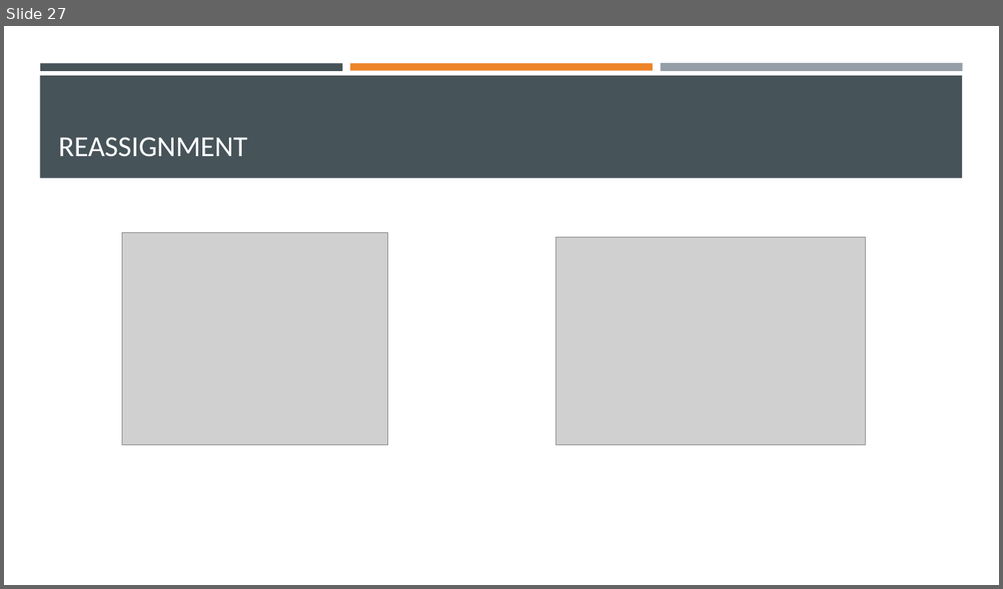
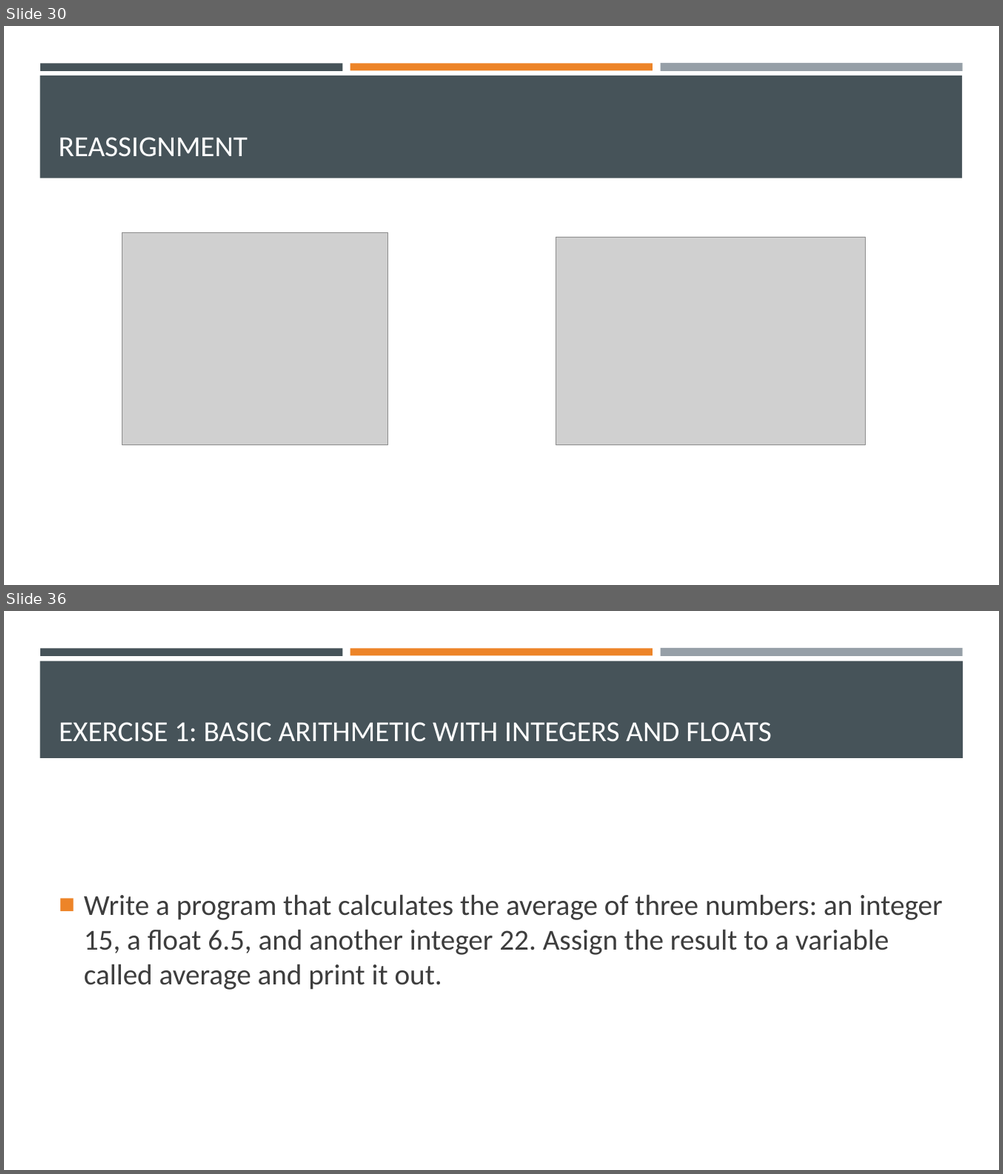
Before and after one commit to Ghost0396/iot, a slide deck: python/Python 3.pptx. Shown one above the other, each under a label of ours: slide 27 before the commit, slides 30 and 36 after it; the slides between them are not shown. The pictures are 1003x589 and 1003x1174 pixels, drawn with LibreOffice and Linux fonts; fonts in the diff are those of the drawing; grey boxes stand for pictures. Boxes give left, top, right and bottom in pixels: in the first picture for what was removed or moved away, otherwise in the second. Text is boxed around its words. In the diff, an @@ line names an element or a change of style, - is before the commit and + after.

```diff
--- a/python/Python 3.pptx
+++ b/python/Python 3.pptx
@@ slide 36 added at bbox=[4, 611, 999, 1170], background #FFFFFF; not listed: 3 template elements that a slide beside it also shows @@
@@ rectangle added at bbox=[40, 661, 963, 758], fill #465359 @@
@@ title added at bbox=[59, 722, 771, 742], 28 pt, text #FFFFFF @@
+EXERCISE 1: BASIC ARITHMETIC WITH INTEGERS AND FLOATS
@@ text added at bbox=[84, 894, 942, 990], 28 pt, text #3D3D3D @@
+■ Write a program that calculates the average of three numbers: an integer 15, a float 6.5, and another integer 22. Assign the result to a variable called average and print it out.
@@ what was slide 27 is now slide 30 @@
```
Also in this commit, not shown: 1 slide changed, 10 other slides added, 4 other files.
